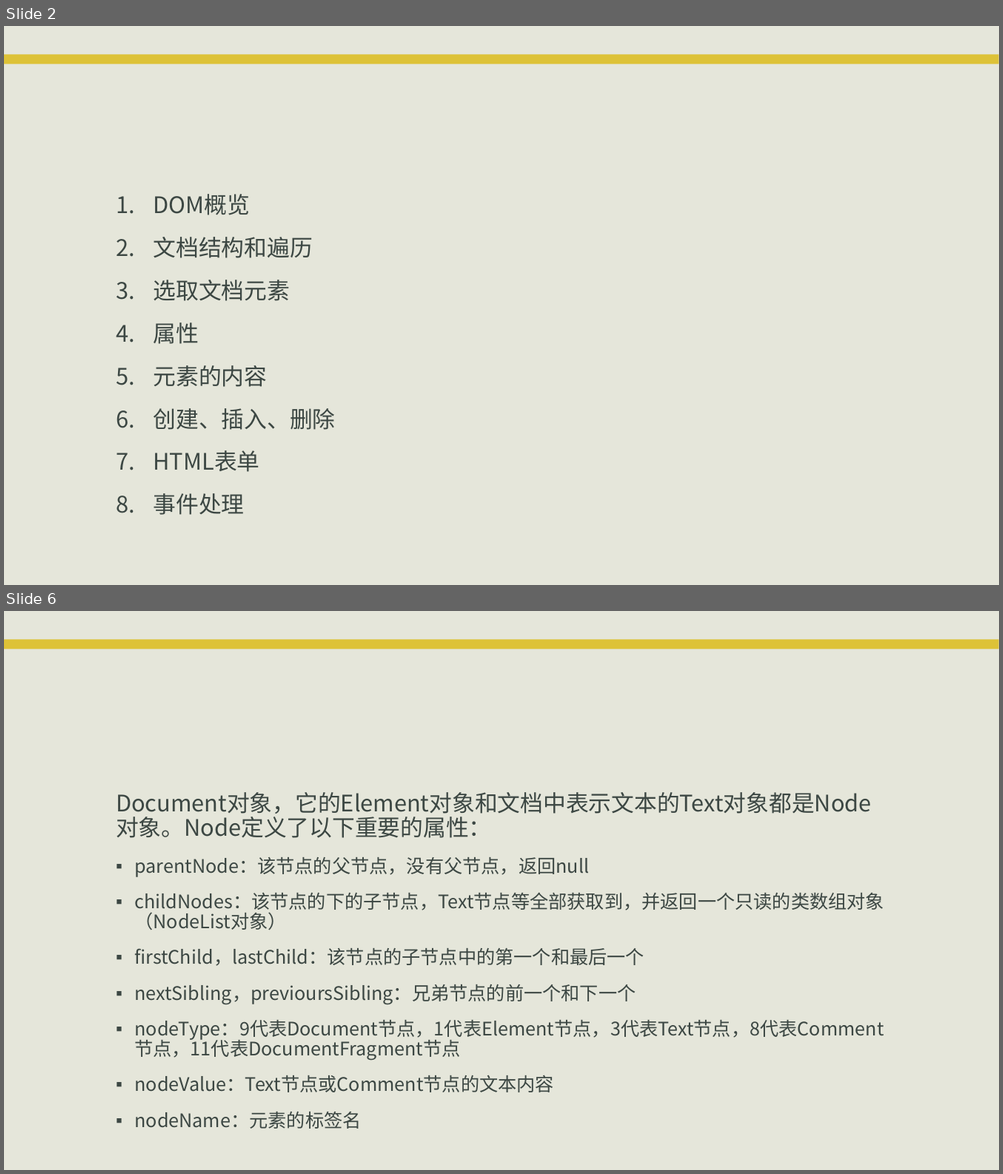
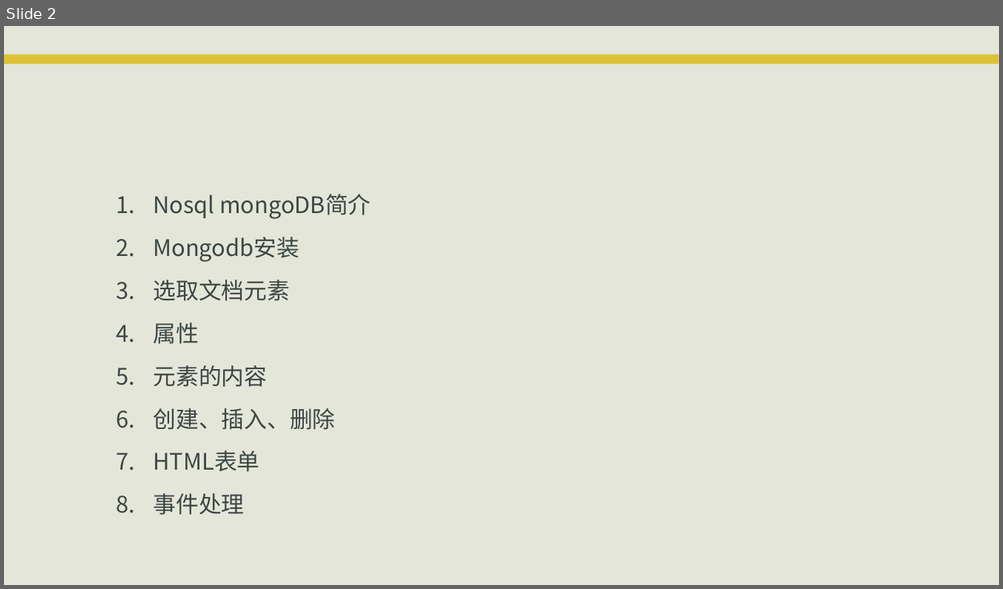
Before and after one commit to eventao/courseware, a slide deck: ppt/server/mongoDb.pptx. Shown one above the other, each under a label of ours: slides 2 and 6 before the commit, slide 2 after it; the slides between them are not shown. The pictures are 1003x1174 and 1003x589 pixels, drawn with LibreOffice and Linux fonts; fonts in the diff are those of the drawing; background and template pictures are left out. Boxes give left, top, right and bottom in pixels: in the first picture for what was removed or moved away, otherwise in the second. Text is boxed around its words. In the diff, an @@ line names an element or a change of style, - is before the commit and + after.

Commit message:
mongodb

```diff
--- a/ppt/server/mongoDb.pptx
+++ b/ppt/server/mongoDb.pptx
@@ slide 6 removed at (x1=4, y1=611, x2=999, y2=1170), background #E5E6DA; not listed: 1 template element that a slide beside it also shows @@
@@ text removed at (x1=116, y1=792, x2=884, y2=1129) @@
-Document对象，它的Element对象和文档中表示文本的Text对象都是Node对象。Node定义了以下重要的属性：
-▪ parentNode：该节点的父节点，没有父节点，返回null
-▪ childNodes：该节点的下的子节点，Text节点等全部获取到，并返回一个只读的类数组对象（NodeList对象）
-▪ firstChild，lastChild：该节点的子节点中的第一个和最后一个
-▪ nextSibling，previoursSibling：兄弟节点的前一个和下一个
-▪ nodeType：9代表Document节点，1代表Element节点，3代表Text节点，8代表Comment节点，11代表DocumentFragment节点
-▪ nodeValue：Text节点或Comment节点的文本内容
-▪ nodeName：元素的标签名
@@ title removed at (x1=134, y1=1037, x2=460, y2=1060) @@
-2.1 作为节点树的文档
@@ slide 2 changed as well @@
@@ text at (x1=153, y1=194, x2=370, y2=262): text changed @@
-1. DOM概览
-2. 文档结构和遍历
+1. Nosql mongoDB简介
+2. Mongodb安装
```
Also in this commit, not shown: 1 other slide changed, 3 slides added, 37 other slides removed.
